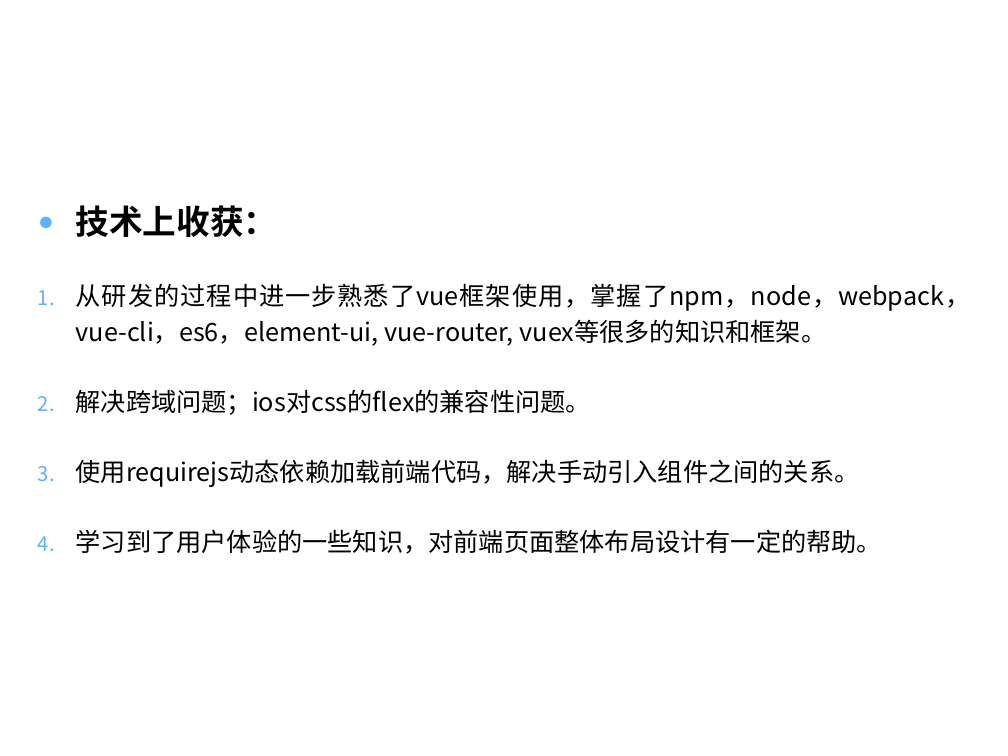
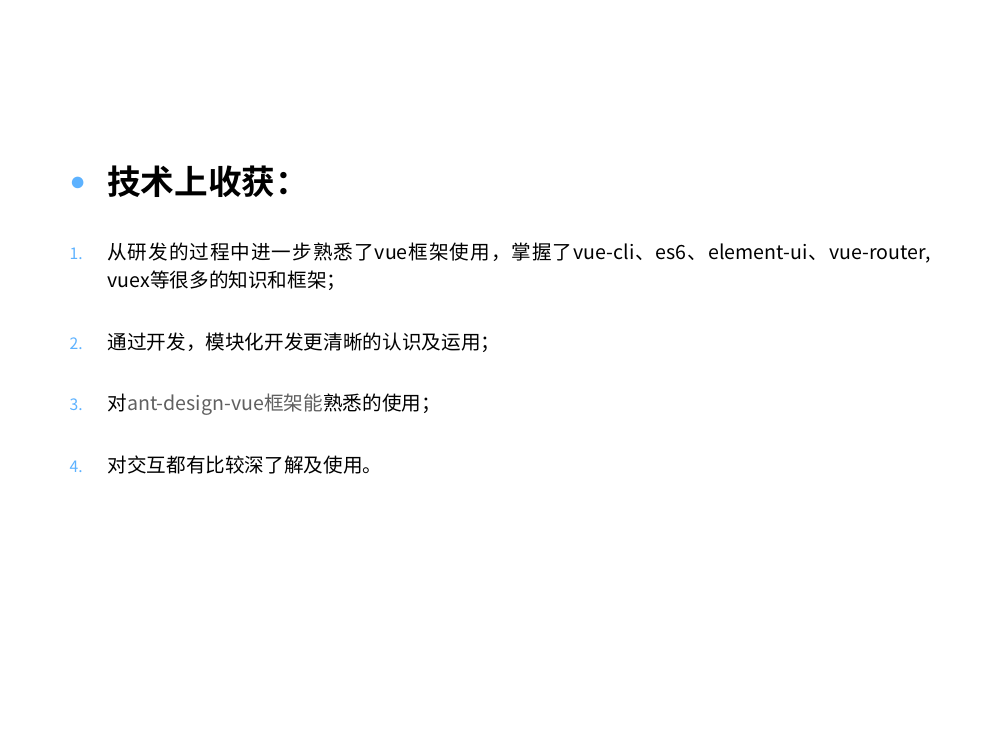
Before and after one commit to zhengyuliang/Blog-Back-Up, a slide deck: slide 17 of ppt/转正答辩汇报_郑宇亮.pptx (slide 18 before the commit). Drawn at 1008x756 pixels with LibreOffice and Linux fonts; fonts in the diff are those of the drawing; background and template pictures are left out. Boxes give left, top, right and bottom in pixels: in the first picture for what was removed or moved away, otherwise in the second. Text is boxed around its words. In the diff, an @@ line names an element or a change of style, - is before the commit and + after.

```diff
--- a/ppt/转正答辩汇报_郑宇亮.pptx
+++ b/ppt/转正答辩汇报_郑宇亮.pptx
@@ text "技术上收获：": place and size @@
-text "技术上收获：" at [76,205,971,554]
+text "技术上收获：" at [107,165,930,474]
@@ text at [107,242,930,474]: text changed; size 18 to 14 pt @@
-1. 从研发的过程中进一步熟悉了vue框架使用，掌握了npm，node，webpack，vue-cli，es6，element-ui, vue-router, vuex等很多的知识和框架。
-2. 解决跨域问题；ios对css的flex的兼容性问题。
-3. 使用requirejs动态依赖加载前端代码，解决手动引入组件之间的关系。
-4. 学习到了用户体验的一些知识，对前端页面整体布局设计有一定的帮助。
+1. 从研发的过程中进一步熟悉了vue框架使用，掌握了vue-cli、es6、element-ui、vue-router, vuex等很多的知识和框架；
+2. 通过开发，模块化开发更清晰的认识及运用；
+3. 对ant-design-vue框架能熟悉的使用；
+4. 对交互都有比较深了解及使用。
```
Also in this commit, not shown: 18 other slides changed, 3 slides added, 14 slides removed.
